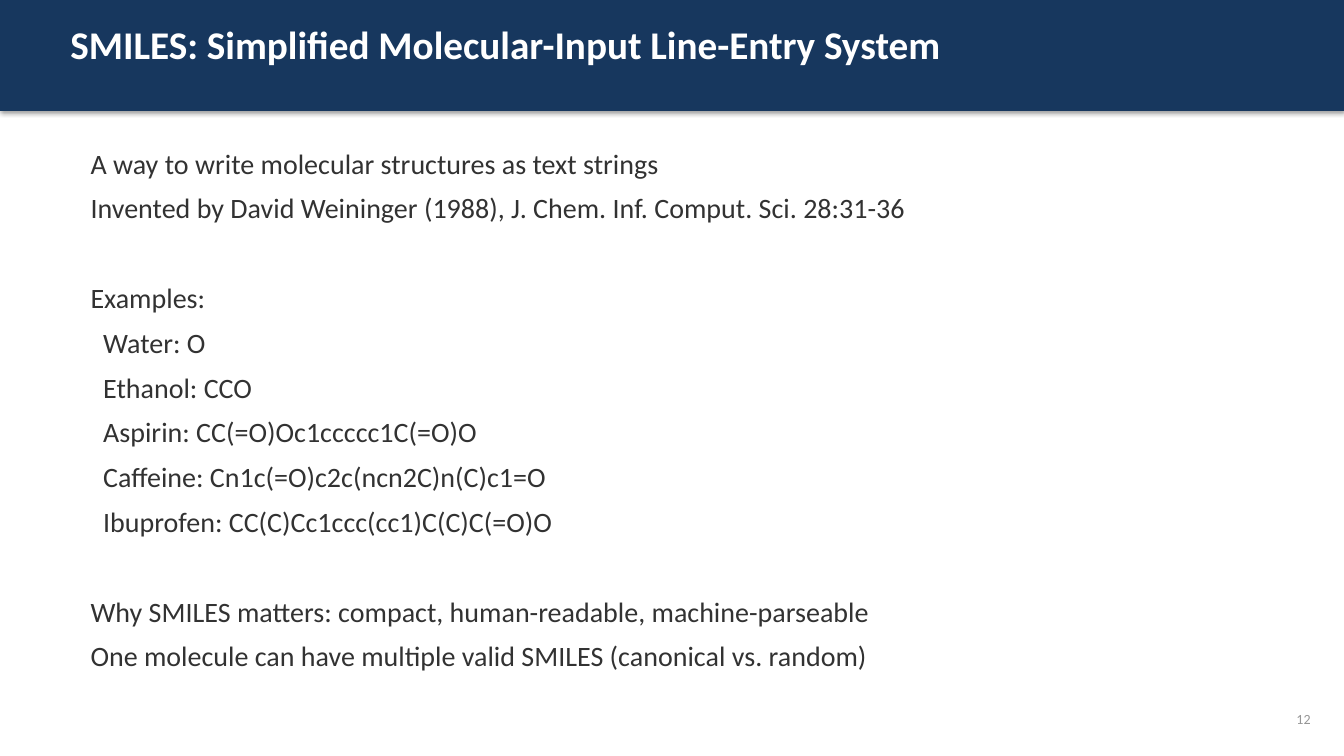
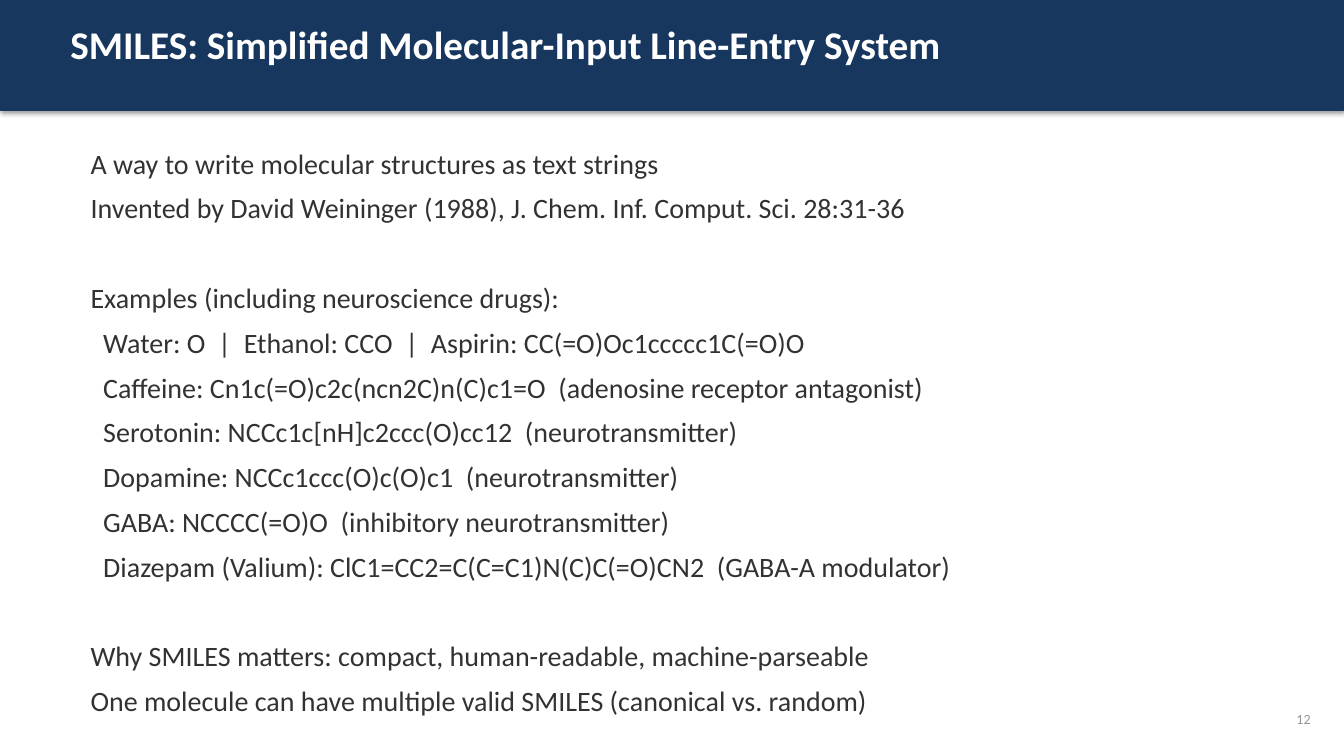
Before and after one commit to officialprateekmethwani-coder/AI-Drug-Discovery, a slide deck: slide 12 of week1_introduction/slides.pptx. Drawn at 1344x756 pixels with LibreOffice and Linux fonts; fonts in the diff are those of the drawing. Boxes give left, top, right and bottom in pixels: in the first picture for what was removed or moved away, otherwise in the second. Text is boxed around its words. In the diff, an @@ line names an element or a change of style, - is before the commit and + after.

```diff
--- a/week1_introduction/slides.pptx
+++ b/week1_introduction/slides.pptx
@@ text at [91,287,949,582]: text changed @@
-Examples:
-Water: O
-Ethanol: CCO
-Aspirin: CC(=O)Oc1ccccc1C(=O)O
-Caffeine: Cn1c(=O)c2c(ncn2C)n(C)c1=O
-Ibuprofen: CC(C)Cc1ccc(cc1)C(C)C(=O)O
+Examples (including neuroscience drugs):
+Water: O | Ethanol: CCO | Aspirin: CC(=O)Oc1ccccc1C(=O)O
+Caffeine: Cn1c(=O)c2c(ncn2C)n(C)c1=O (adenosine receptor antagonist)
+Serotonin: NCCc1c[nH]c2ccc(O)cc12 (neurotransmitter)
+Dopamine: NCCc1ccc(O)c(O)c1 (neurotransmitter)
+GABA: NCCCC(=O)O (inhibitory neurotransmitter)
+Diazepam (Valium): ClC1=CC2=C(C=C1)N(C)C(=O)CN2 (GABA-A modulator)
```
Also in this commit, not shown: 6 other slides changed, 4 other files.
